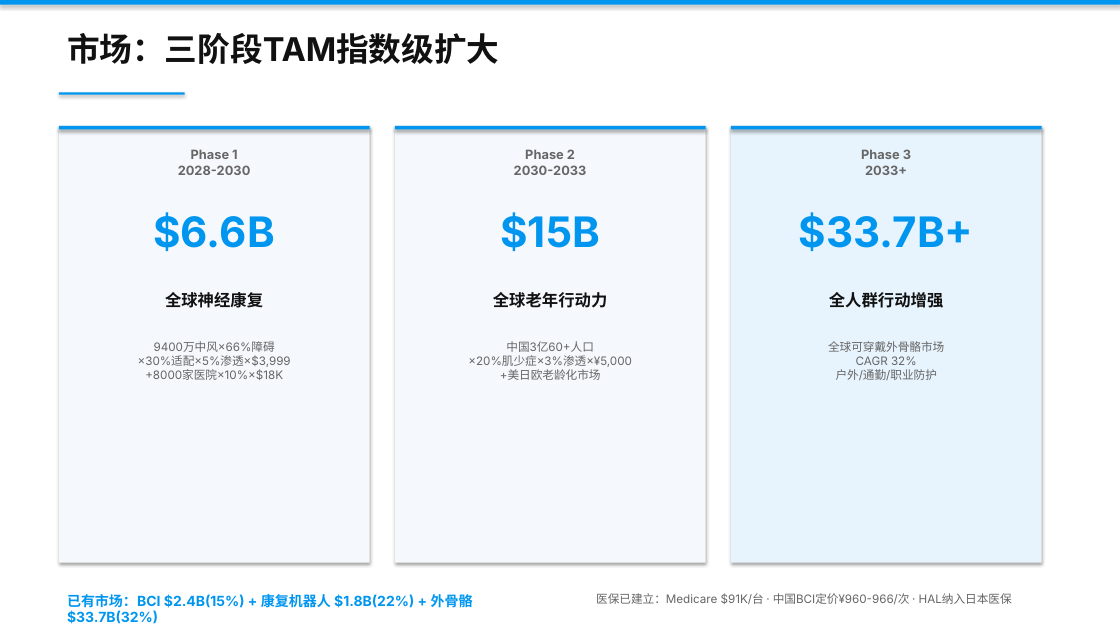
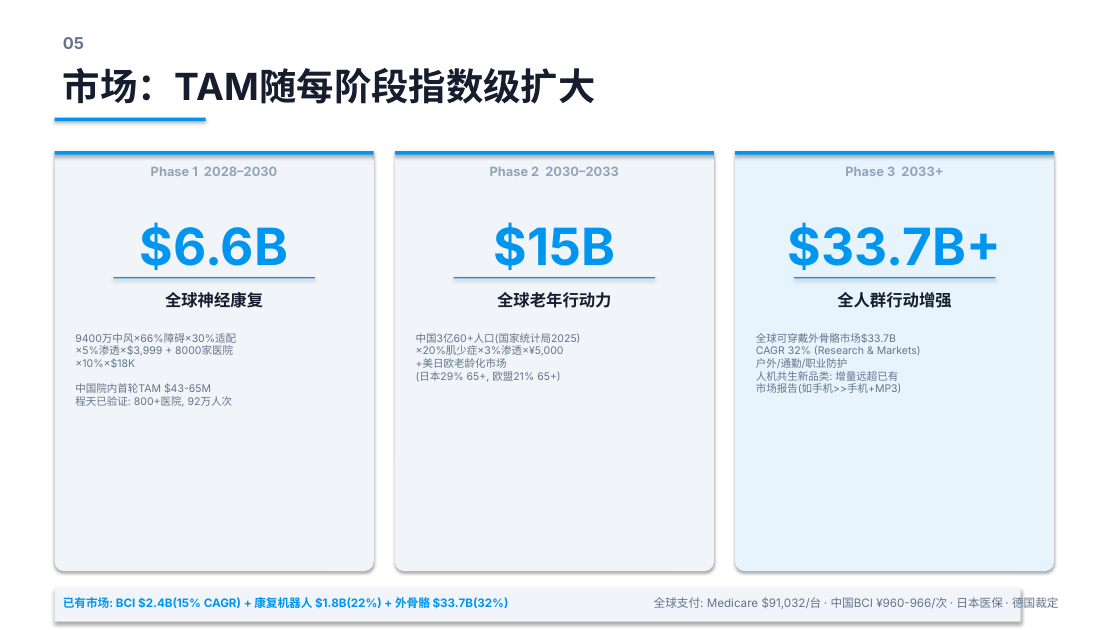
Before and after one commit to nexum-bci/nexum-bci.github.io, a slide deck: slide 6 of docs/Nexum_Pitch_Deck.pptx. Drawn at 1120x630 pixels with LibreOffice and Linux fonts; fonts in the diff are those of the drawing. Boxes give left, top, right and bottom in pixels: in the first picture for what was removed or moved away, otherwise in the second. Text is boxed around its words. In the diff, an @@ line names an element or a change of style, - is before the commit and + after.

```diff
--- a/docs/Nexum_Pitch_Deck.pptx
+++ b/docs/Nexum_Pitch_Deck.pptx
@@ rectangle: place and size @@
-rectangle at <box>0,0,1120,5</box>
+rectangle at <box>0,0,1120,630</box>
@@ rectangle at <box>0,0,1120,630</box>: fill #0096F0 to #FFFFFF @@
@@ text added at <box>63,37,84,49</box>, 14 pt, text #64748B, bold @@
+05
@@ text at <box>63,68,596,104</box>: text changed; size 28 to 32 pt; text colour #111111 to #151D2E @@
-市场：三阶段TAM指数级扩大
+市场：TAM随每阶段指数级扩大
@@ rectangle: place and size @@
-rectangle at <box>59,92,185,95</box>
+rectangle at <box>55,118,206,121</box>
@@ rectangle removed at <box>59,126,370,563</box> @@
@@ rectangle removed at <box>395,126,706,563</box> @@
@@ rectangle: place and size @@
-rectangle at <box>59,126,370,129</box>
+rectangle at <box>55,151,374,155</box>
@@ rounded rectangle added at <box>55,151,374,571</box>, fill #F1F5F9 @@
@@ text at <box>151,167,277,176</box>: text changed; text colour #666666 to #94A3B8 @@
-Phase 1
-2028-2030
+Phase 1 2028–2030
@@ rectangle: place and size @@
-rectangle at <box>395,126,706,129</box>
+rectangle at <box>395,151,714,155</box>
@@ rounded rectangle added at <box>395,151,714,571</box>, fill #F1F5F9 @@
@@ text at <box>490,167,619,176</box>: text changed; text colour #666666 to #94A3B8 @@
-Phase 2
-2030-2033
+Phase 2 2030–2033
@@ rectangle: place and size @@
-rectangle at <box>731,126,1042,129</box>
+rectangle at <box>735,151,1054,155</box>
@@ rounded rectangle added at <box>735,151,1054,571</box>, fill #E8F4FD @@
@@ text "Phase 3 2033+": place and size @@
-text "Phase 3 2033+" at <box>861,149,911,175</box>
+text "Phase 3 2033+" at <box>845,167,943,176</box>
@@ text "Phase 3 2033+" at <box>845,167,943,176</box>: text colour #666666 to #94A3B8; more space between paragraphs @@
@@ text "$6.6B": place and size @@
-text "$6.6B" at <box>153,212,274,251</box>
+text "$6.6B" at <box>140,222,288,270</box>
@@ text "$15B": place and size @@
-text "$15B" at <box>500,212,599,251</box>
+text "$15B" at <box>493,222,615,270</box>
@@ size 36 to 44 pt; more space between paragraphs in 3 elements at <box>140,222,288,270</box>, <box>493,222,615,270</box>, <box>788,222,1001,270</box> @@
@@ text "$33.7B+": place and size @@
-text "$33.7B+" at <box>799,212,973,251</box>
+text "$33.7B+" at <box>788,222,1001,270</box>
@@ rectangle added at <box>113,277,315,278</box>, fill #0096F0 @@
@@ rectangle: place and size @@
-rectangle at <box>731,126,1042,563</box>
+rectangle at <box>454,277,655,278</box>
@@ rectangle at <box>454,277,655,278</box>: fill #E8F4FD to #0096F0 @@
@@ text colour #111111 to #151D2E; more space between paragraphs in 3 elements at <box>165,292,263,308</box>, <box>497,292,611,308</box>, <box>837,292,951,308</box> @@
@@ rectangle added at <box>794,277,996,278</box>, fill #0096F0 @@
@@ text at <box>75,333,236,407</box>: text changed; size 10 to 9 pt; text colour #666666 to #64748B @@
-9400万中风×66%障碍
-×30%适配×5%渗透×$3,999
-+8000家医院×10%×$18K
+9400万中风×66%障碍×30%适配
+×5%渗透×$3,999 + 8000家医院
+×10%×$18K
+中国院内首轮TAM $43-65M
+程天已验证: 800+医院, 92万人次
@@ text at <box>416,333,581,382</box>: text changed; size 10 to 9 pt; text colour #666666 to #64748B @@
-中国3亿60+人口
-×20%肌少症×3%渗透×¥5,000
-+美日欧老龄化市场
+中国3亿60+人口(国家统计局2025)
+×20%肌少症×3%渗透×¥5,000
++美日欧老龄化市场
+(日本29% 65+, 欧盟21% 65+)
@@ text at <box>756,333,921,394</box>: text changed; size 10 to 9 pt; text colour #666666 to #64748B @@
-全球可穿戴外骨骼市场
-CAGR 32%
-户外/通勤/职业防护
+全球可穿戴外骨骼市场$33.7B
+CAGR 32% (Research & Markets)
+户外/通勤/职业防护
+人机共生新品类: 增量远超已有
+市场报告(如手机>>手机+MP3)
@@ rectangle added at <box>55,588,1021,622</box>, fill #F1F5F9 @@
@@ text at <box>63,597,509,608</box>: text changed; size 12 to 10 pt @@
-已有市场：BCI $2.4B(15%) + 康复机器人 $1.8B(22%) + 外骨骼 $33.7B(32%)
+已有市场: BCI $2.4B(15% CAGR) + 康复机器人 $1.8B(22%) + 外骨骼 $33.7B(32%)
@@ text at <box>654,595,1059,611</box>: text changed; text colour #666666 to #64748B @@
-医保已建立：Medicare $91K/台 · 中国BCI定价¥960-966/次 · HAL纳入日本医保
+全球支付: Medicare $91,032/台 · 中国BCI ¥960-966/次 · 日本医保 · 德国裁定
```
Also in this commit, not shown: 11 other slides changed, 12 other files.
